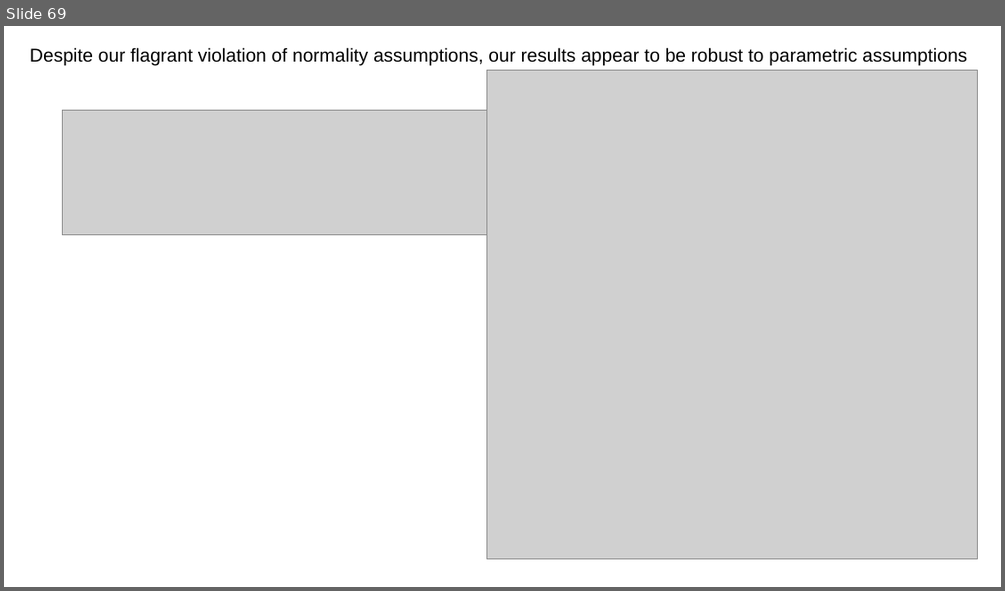
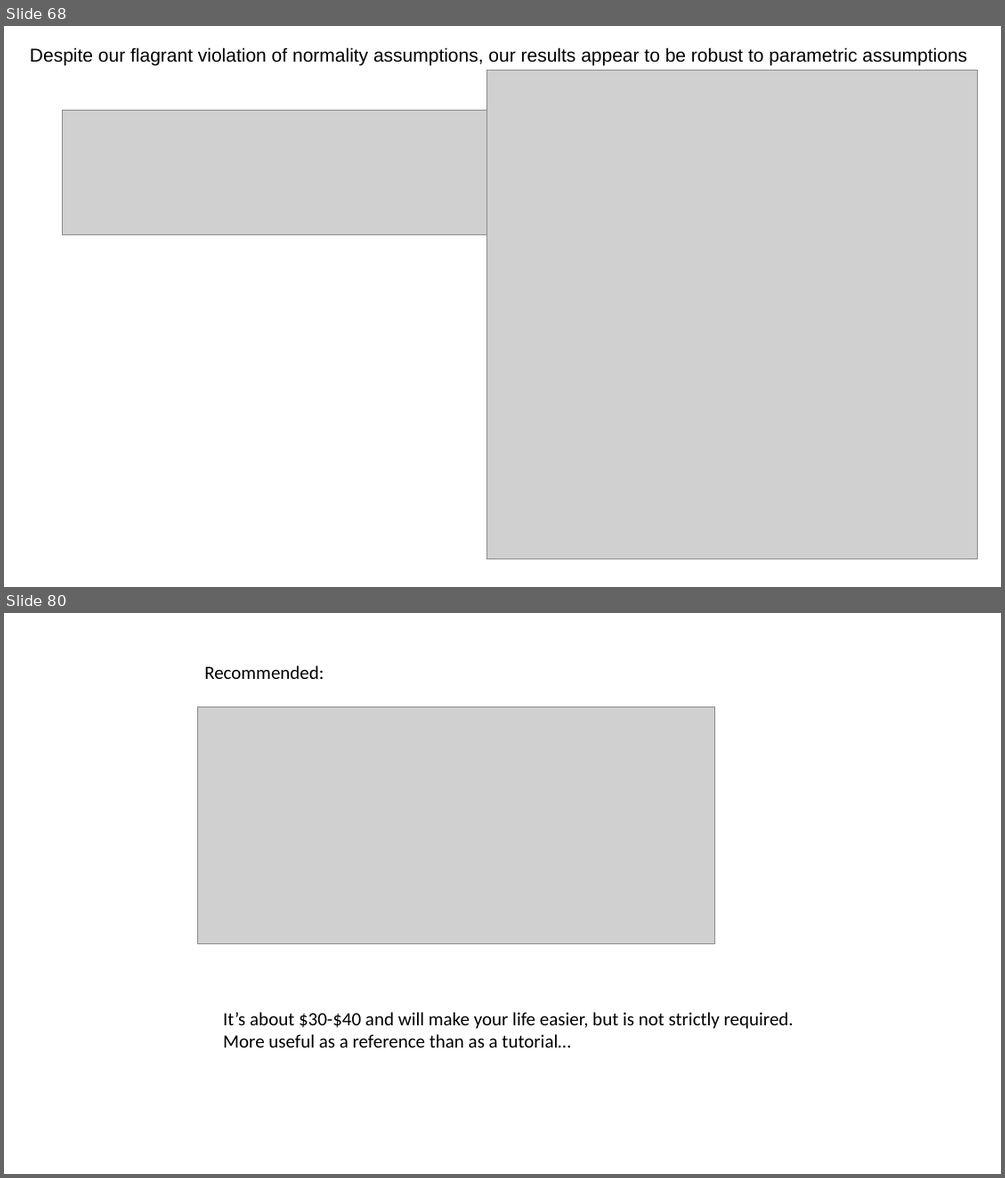
Before and after one commit to afodor/afodor.github.io, a slide deck: classes/ChapelHill2016/ChapelHillWorkshop_Fodor.pptx. Shown one above the other, each under a label of ours: slide 69 before the commit, slides 68 and 80 after it; the slides between them are not shown. The pictures are 1005x591 and 1005x1178 pixels, drawn with LibreOffice and Linux fonts; fonts in the diff are those of the drawing; grey boxes stand for pictures. Boxes give left, top, right and bottom in pixels: in the first picture for what was removed or moved away, otherwise in the second. Text is boxed around its words. In the diff, an @@ line names an element or a change of style, - is before the commit and + after.

Commit message:
add references to text books...

```diff
--- a/classes/ChapelHill2016/ChapelHillWorkshop_Fodor.pptx
+++ b/classes/ChapelHill2016/ChapelHillWorkshop_Fodor.pptx
@@ slide 80 added at bbox=[4, 613, 1001, 1174], background #FFFFFF @@
@@ text added at bbox=[204, 666, 324, 679], 18 pt, text #000000 @@
+Recommended:
@@ picture added at bbox=[197, 706, 715, 943] @@
@@ text added at bbox=[223, 1012, 793, 1047], 18 pt, text #000000 @@
+It’s about $30-$40 and will make your life easier, but is not strictly required.
+More useful as a reference than as a tutorial…
@@ what was slide 69 is now slide 68 @@
```
Also in this commit, not shown: 1 slide changed, 16 other slides added, 1 slide removed.
